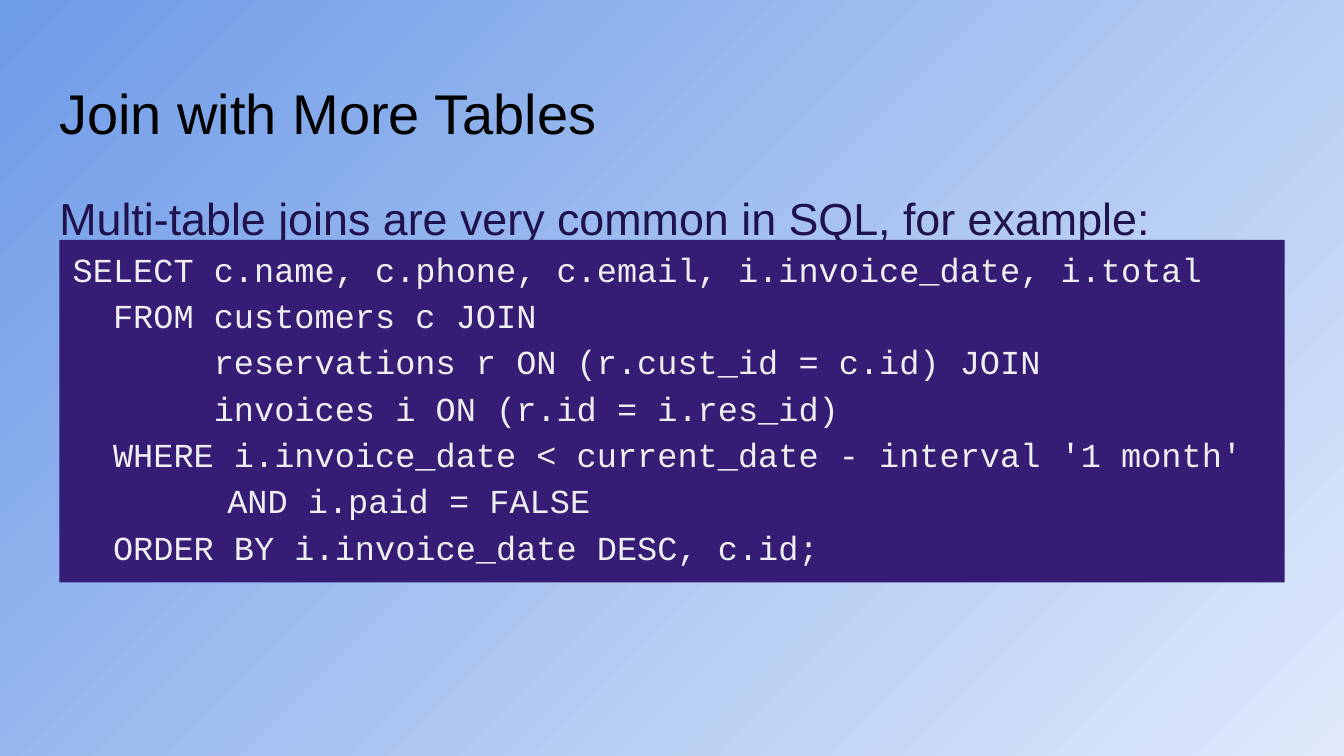
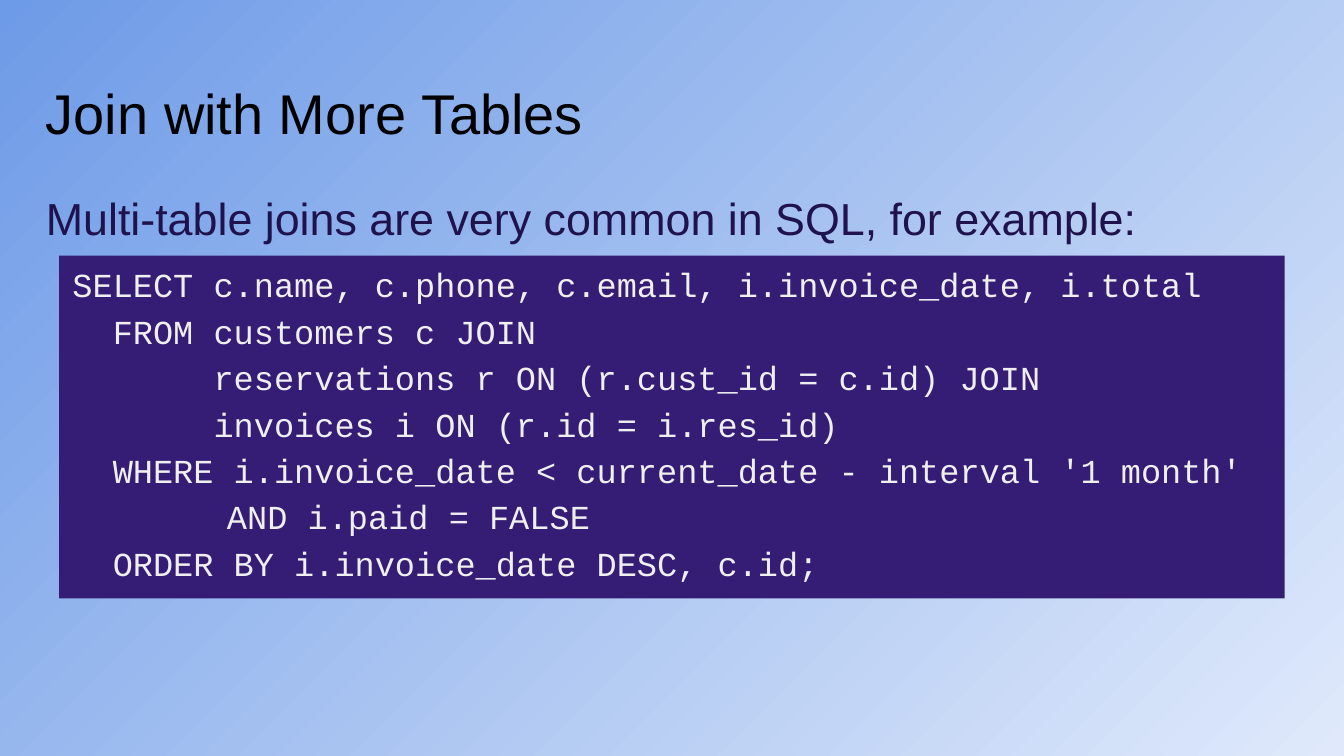
Before and after one commit to CodeYourFuture/syllabus, a slide deck: slide 28 of docs/db/db_b/week-2/CYF_DB_2.pptx (slide 24 before the commit). Drawn at 1344x756 pixels with LibreOffice and Linux fonts; fonts in the diff are those of the drawing. Boxes give left, top, right and bottom in pixels: in the first picture for what was removed or moved away, otherwise in the second. Text is boxed around its words. In the diff, an @@ line names an element or a change of style, - is before the commit and + after.

```diff
--- a/docs/db/db_b/week-2/CYF_DB_2.pptx
+++ b/docs/db/db_b/week-2/CYF_DB_2.pptx
@@ title "Join with More Tables" moved from (x1=59, y1=93, x2=597, y2=135) to (x1=46, y1=93, x2=583, y2=135) @@
@@ text "Multi-table joins are very common ..." moved from (x1=59, y1=202, x2=1150, y2=244) to (x1=46, y1=202, x2=1136, y2=244) @@
@@ rectangle "SELECT c.name, c.phone, c.email, i.invoice_date, ..." moved from (x1=59, y1=239, x2=1285, y2=582) to (x1=59, y1=255, x2=1285, y2=598) @@
```
Also in this commit, not shown: 23 other slides changed, 4 slides added, 2 other files.
